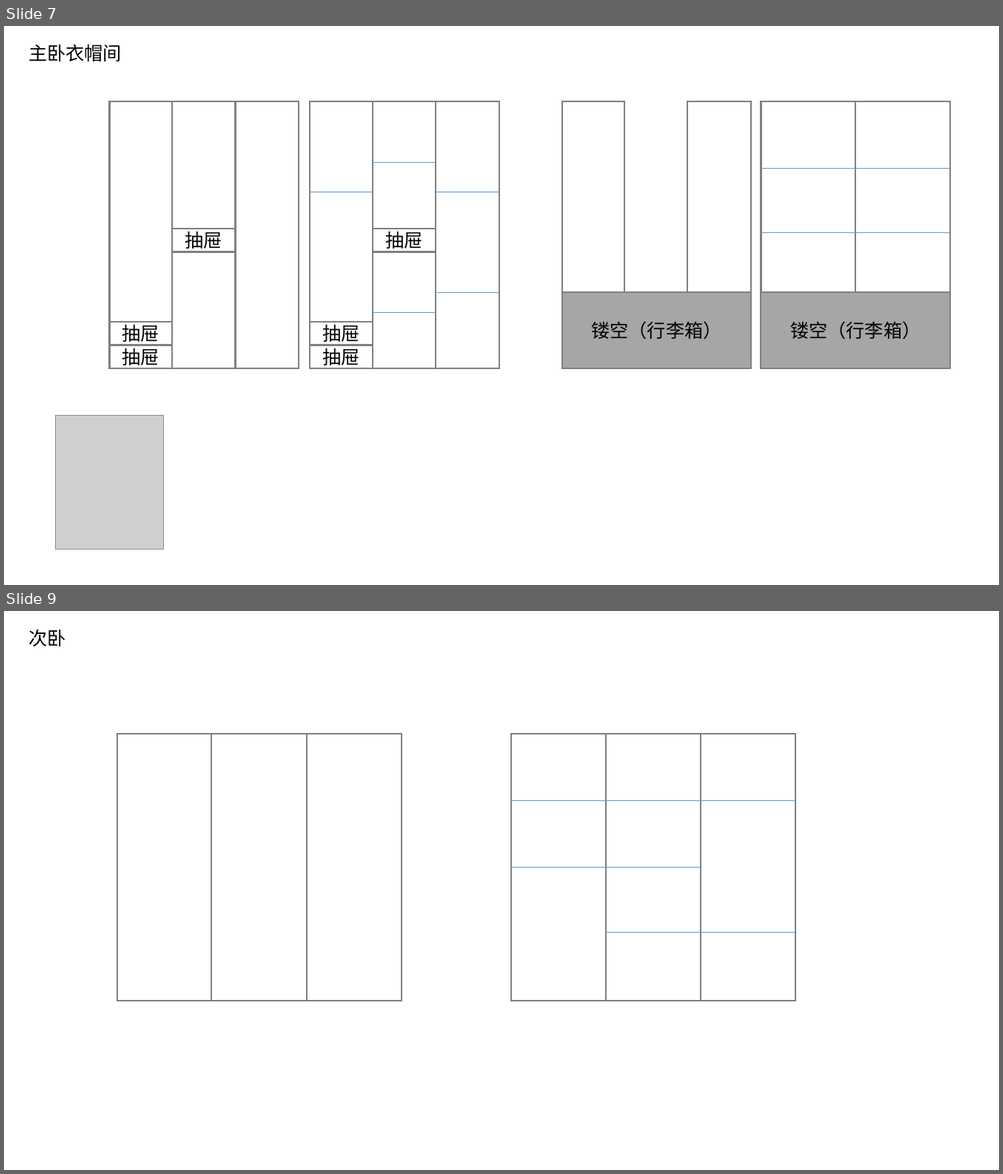
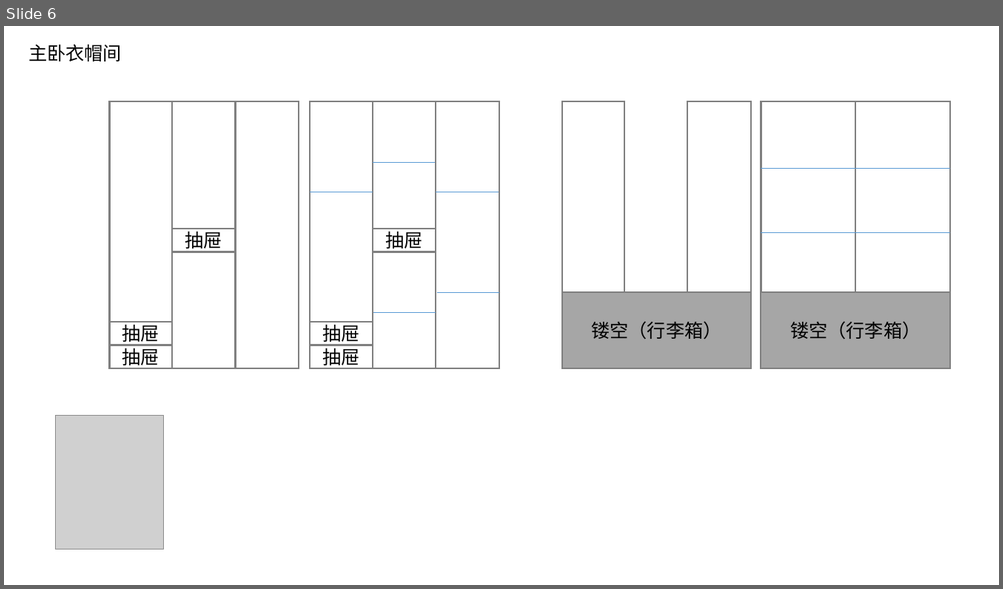
Before and after one commit to lxy0922/Zhuangxiu, a slide deck: 户型规划.pptx. Shown one above the other, each under a label of ours: slides 7 and 9 before the commit, slide 6 after it; the slides between them are not shown. The pictures are 1003x1174 and 1003x589 pixels, drawn with LibreOffice and Linux fonts; fonts in the diff are those of the drawing; grey boxes stand for pictures. Boxes give left, top, right and bottom in pixels: in the first picture for what was removed or moved away, otherwise in the second. Text is boxed around its words. In the diff, an @@ line names an element or a change of style, - is before the commit and + after.

```diff
--- a/户型规划.pptx
+++ b/户型规划.pptx
@@ slide 9 removed at (4,611,999,1170), background #FFFFFF @@
@@ text removed at (28,629,65,647) @@
-次卧
@@ rectangle removed at (117,734,211,1001) @@
@@ rectangle removed at (211,734,306,1001) @@
@@ rectangle removed at (306,734,401,1001) @@
@@ rectangle removed at (512,734,606,1001) @@
@@ rectangle removed at (606,734,700,1001) @@
@@ rectangle removed at (701,734,796,1001) @@
@@ line removed from (512, 800) to (796, 800) @@
@@ line removed from (512, 868) to (701, 868) @@
@@ line removed from (606, 933) to (795, 933) @@
@@ what was slide 7 is now slide 6 @@
```
Also in this commit, not shown: 3 slides changed, 5 slides added, 3 other slides removed, 2 other files.
